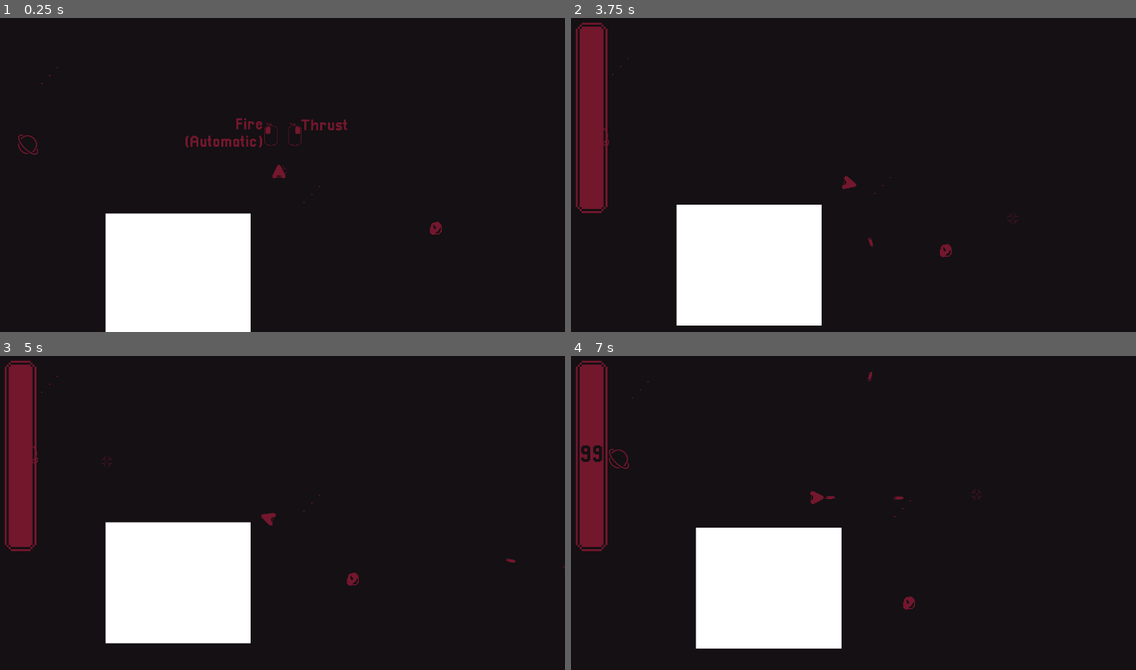
Above: before the commit, frames 1-4 (two rows, left to right).
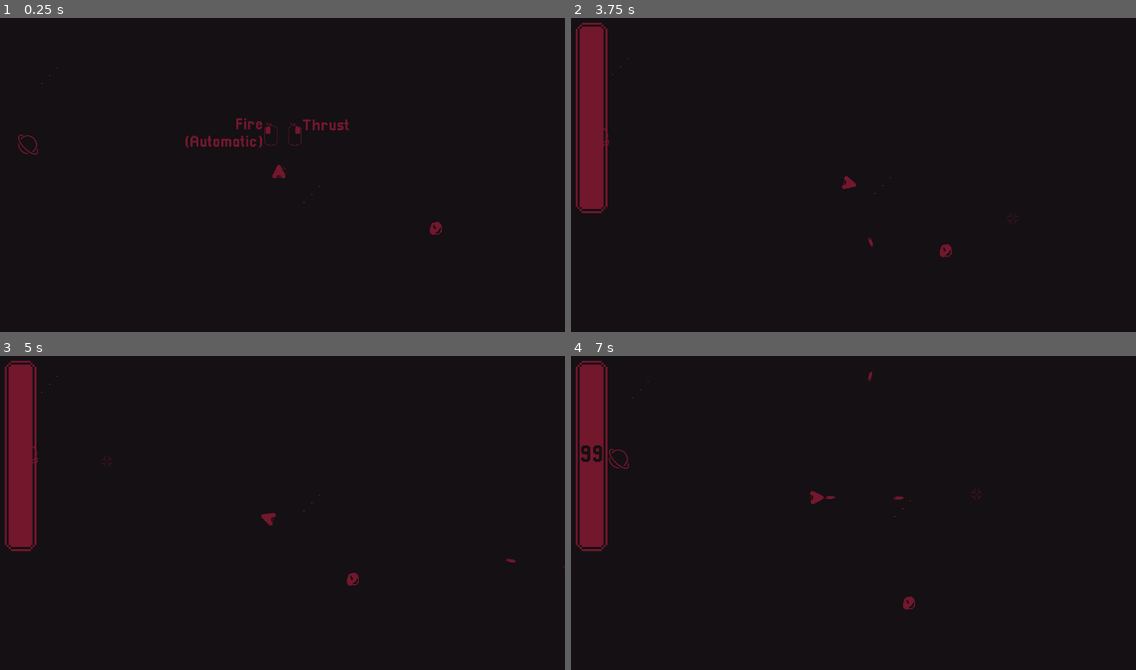
Above: after the commit, the same moments.

Repository: Ali-Wahbi/SpaceShooterWithPortals
Game: Godot game, scene res://test_area.tscn
Same seed, same stepped clock (60 frames per second), same inputs: the game is played once before the commit and once after it. This scene is started directly instead of the project's main scene. The engine's default icon, where the game draws it, is replaced by a stand-in: a white triangle on a blue panel in a dark square.
Inputs (mouse positions are in pixels of both pictures, inside the frame that each line leads up to):
- Up to frame 1 (0.25 s): no input
- Up to frame 2 (3.75 s): tap Enter at 0.5 s; move the mouse to (977, 156) at 0.52 s; press the mouse at (977, 156) at 0.53 s; move the mouse to (734, 187) at 1.27 s; release the mouse at (734, 187) at 1.28 s; right-click (734, 187) at 1.35 s; tap Space at 2 s; move the mouse to (904, 99) at 2.02 s; press the mouse at (904, 99) at 2.03 s; move the mouse to (819, 234) at 2.77 s; release the mouse at (819, 234) at 2.78 s; right-click (819, 234) at 2.85 s; move the mouse to (1023, 218) at 3.52 s; press the mouse at (1023, 218) at 3.53 s
- Up to frame 3 (5 s): move the mouse to (107, 462) at 4.27 s; release the mouse at (107, 462) at 4.28 s; right-click (107, 462) at 4.35 s
- Up to frame 4 (7 s): move the mouse to (876, 509) at 5.02 s; press the mouse at (876, 509) at 5.03 s; move the mouse to (763, 428) at 5.77 s; release the mouse at (763, 428) at 5.78 s; right-click (763, 428) at 5.85 s; move the mouse to (977, 494) at 6.52 s; press the mouse at (977, 494) at 6.53 s

The runs differ from the first frame. In frame 1, 9.9% of the frame differs, in the area x 18-62%, y 32-100%; in frame 2, 9.9%; in frame 3, 10%, in the area x 18-45%, y 52-92%; in frame 4, 10%.

Commit message:
rocks particles

Diff:
--- a/Rocks/rock.gd
+++ b/Rocks/rock.gd
@@ -4,6 +4,9 @@
 var maxVelocity = 50
 var selectedVelocity: Vector2
 var hp = 3
+
+@onready var particles: GPUParticles2D = $destroyParticle
+
 # Called when the node enters the scene tree for the first time.
 func _ready() -> void:
 	selectedVelocity.x = randf_range(-maxVelocity, maxVelocity)
@@ -29,7 +32,7 @@
 	hp -= 1
 	if hp == 0:
 		GlobalSignals.RockDestroyed.emit()
-		queue_free()
+		destroy()
 	else:
 		setSprite()
 
@@ -37,3 +40,10 @@
 func setSprite():
 	var currentFrame = 3 - hp
 	$Sprite2D.frame = currentFrame
+
+func destroy():
+	$CollisionShape2D.set_deferred("disabled", true)
+	$Sprite2D.visible = false
+	particles.emitting = true
+	await particles.finished
+	call_deferred("queue_free")
--- a/Rocks/rock.tscn
+++ b/Rocks/rock.tscn
@@ -2,9 +2,28 @@
 
 [ext_resource type="Script" uid="uid://fk13kiih1u4o" path="res://Rocks/rock.gd" id="1_3f8yx"]
 [ext_resource type="Texture2D" uid="uid://bgmj2imjsrajm" path="res://Rocks/Rocks Sheet1.png" id="2_dxx72"]
+[ext_resource type="Texture2D" uid="uid://dh8ib1fxp43ui" path="res://Rocks/RockParticles.png" id="3_dxx72"]
 
 [sub_resource type="CircleShape2D" id="CircleShape2D_7aw3l"]
 radius = 14.035668
+
+[sub_resource type="CanvasItemMaterial" id="CanvasItemMaterial_pg3p6"]
+particles_animation = true
+particles_anim_h_frames = 3
+particles_anim_v_frames = 1
+particles_anim_loop = false
+
+[sub_resource type="ParticleProcessMaterial" id="ParticleProcessMaterial_8ga1i"]
+particle_flag_disable_z = true
+angle_min = -116.69999
+angle_max = 250.80002
+spread = 130.443
+flatness = 0.435
+initial_velocity_max = 63.059998
+gravity = Vector3(0, 0, 0)
+linear_accel_min = -26.720001
+linear_accel_max = 10.819998
+anim_speed_max = 1.65
 
 [node name="Rock" type="RigidBody2D" unique_id=113015114]
 collision_layer = 2
@@ -26,4 +45,13 @@
 [node name="CollisionShape2D" type="CollisionShape2D" parent="." unique_id=1147829995]
 shape = SubResource("CircleShape2D_7aw3l")
 
+[node name="destroyParticle" type="GPUParticles2D" parent="." unique_id=2063735073]
+material = SubResource("CanvasItemMaterial_pg3p6")
+emitting = false
+amount = 4
+texture = ExtResource("3_dxx72")
+one_shot = true
+explosiveness = 1.0
+process_material = SubResource("ParticleProcessMaterial_8ga1i")
+
 [connection signal="body_entered" from="." to="." method="_on_body_entered"]
--- a/test_area.tscn
+++ b/test_area.tscn
@@ -76,10 +76,10 @@
 [node name="MouseInstructions" type="Sprite2D" parent="Instructions" unique_id=215418887]
 texture = ExtResource("6_xdpsd")
 
-[node name="LabelBehind" type="Label" parent="Instructions" unique_id=1196516684]
-offset_left = 35.0
+[node name="RightLabel" type="Label" parent="Instructions" unique_id=1196516684]
+offset_left = 38.0
 offset_top = -31.0
-offset_right = 131.0
+offset_right = 134.0
 offset_bottom = 17.0
 theme_override_colors/font_color = Color(0.4509804, 0.09019608, 0.1764706, 1)
 theme_override_fonts/font = ExtResource("7_6ii2q")
@@ -87,7 +87,7 @@
 text = "Thrust"
 metadata/_edit_use_anchors_ = true
 
-[node name="LabelBehind2" type="Label" parent="Instructions" unique_id=115945348]
+[node name="LeftLabel" type="Label" parent="Instructions" unique_id=115945348]
 offset_left = -224.0
 offset_top = -33.0
 offset_right = -40.0
@@ -139,6 +139,7 @@
 position = Vector2(-1636, 1563)
 
 [node name="portalControl" type="Node2D" parent="." unique_id=901508974 node_paths=PackedStringArray("source", "destination")]
+visible = false
 position = Vector2(732, 465)
 script = ExtResource("11_vj3ng")
 source = NodePath("source")
